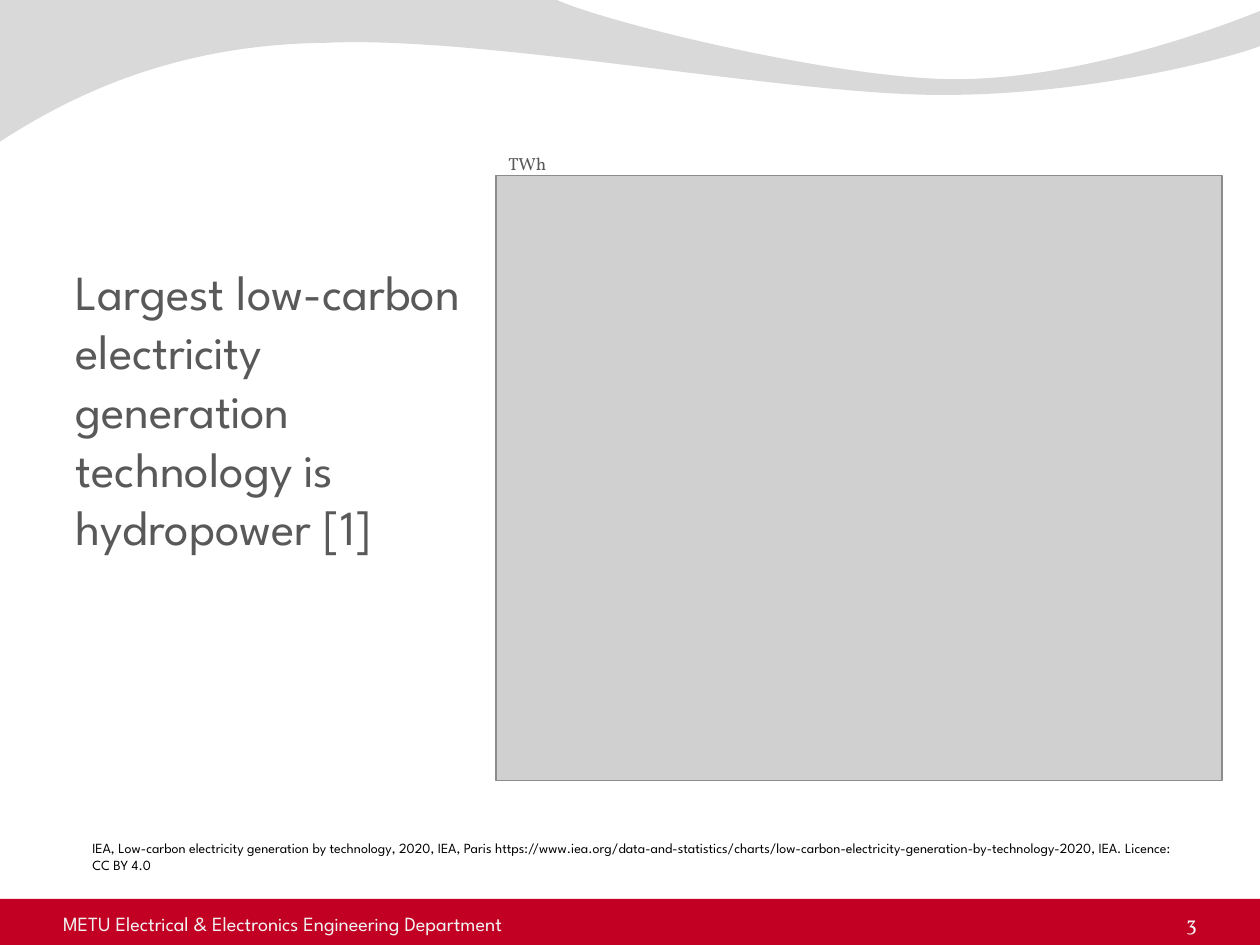
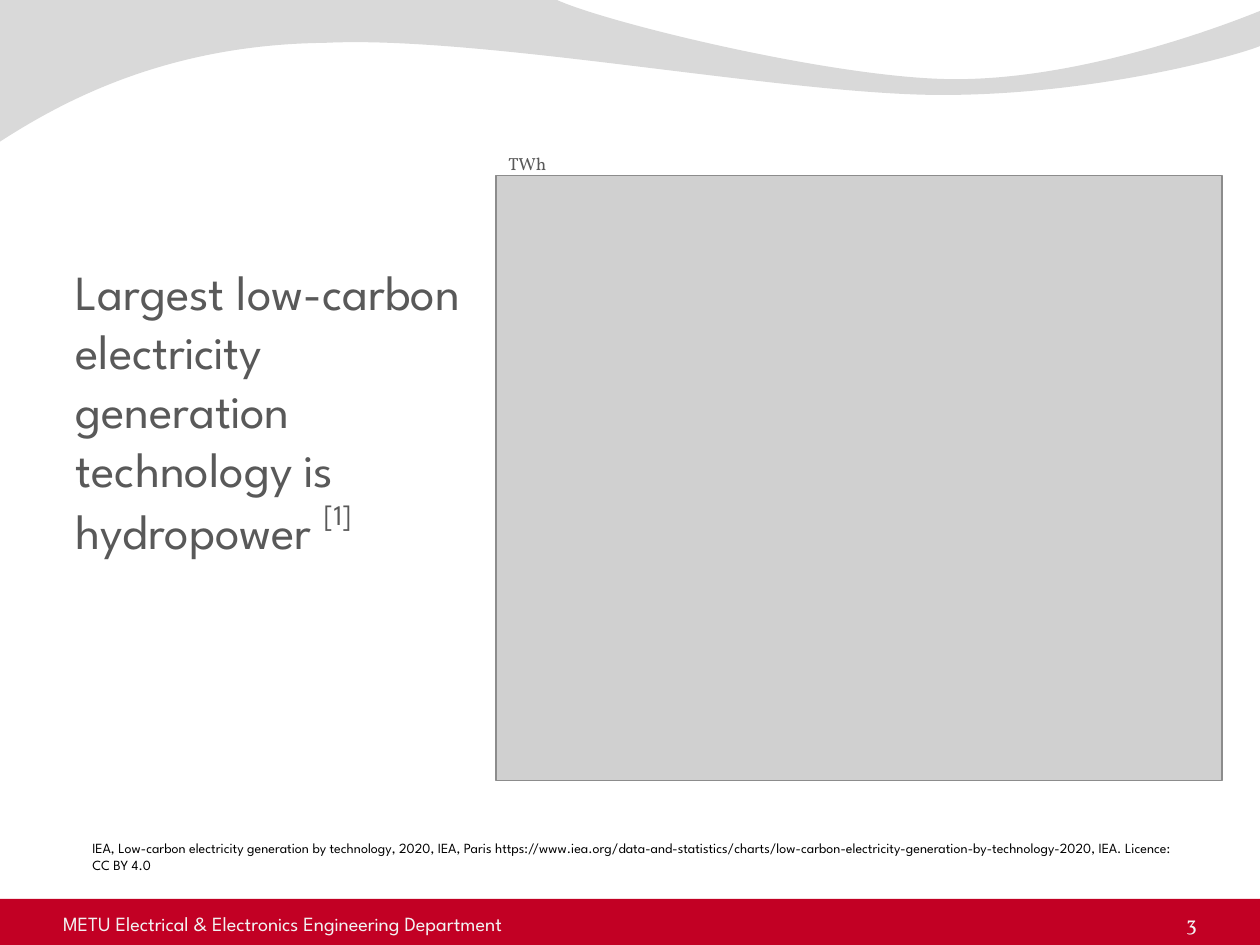
Before and after one commit to sametyakut/Studies, a slide deck: slide 3 of Presentations/5-Seminar_Presentation_2023_11_23.pptx. Drawn at 1260x945 pixels with LibreOffice and Linux fonts; fonts in the diff are those of the drawing; grey boxes stand for pictures; background and template pictures are left out. Boxes give left, top, right and bottom in pixels: in the first picture for what was removed or moved away, otherwise in the second. Text is boxed around its words. In the diff, an @@ line names an element or a change of style, - is before the commit and + after.

```diff
--- a/Presentations/5-Seminar_Presentation_2023_11_23.pptx
+++ b/Presentations/5-Seminar_Presentation_2023_11_23.pptx
@@ text "Largest low-carbon electricity generation technology ..." at (76,276,460,559): now superscript in "[1]" @@
```
Also in this commit, not shown: 3 other slides changed, 1 slide added, 8 other files.
